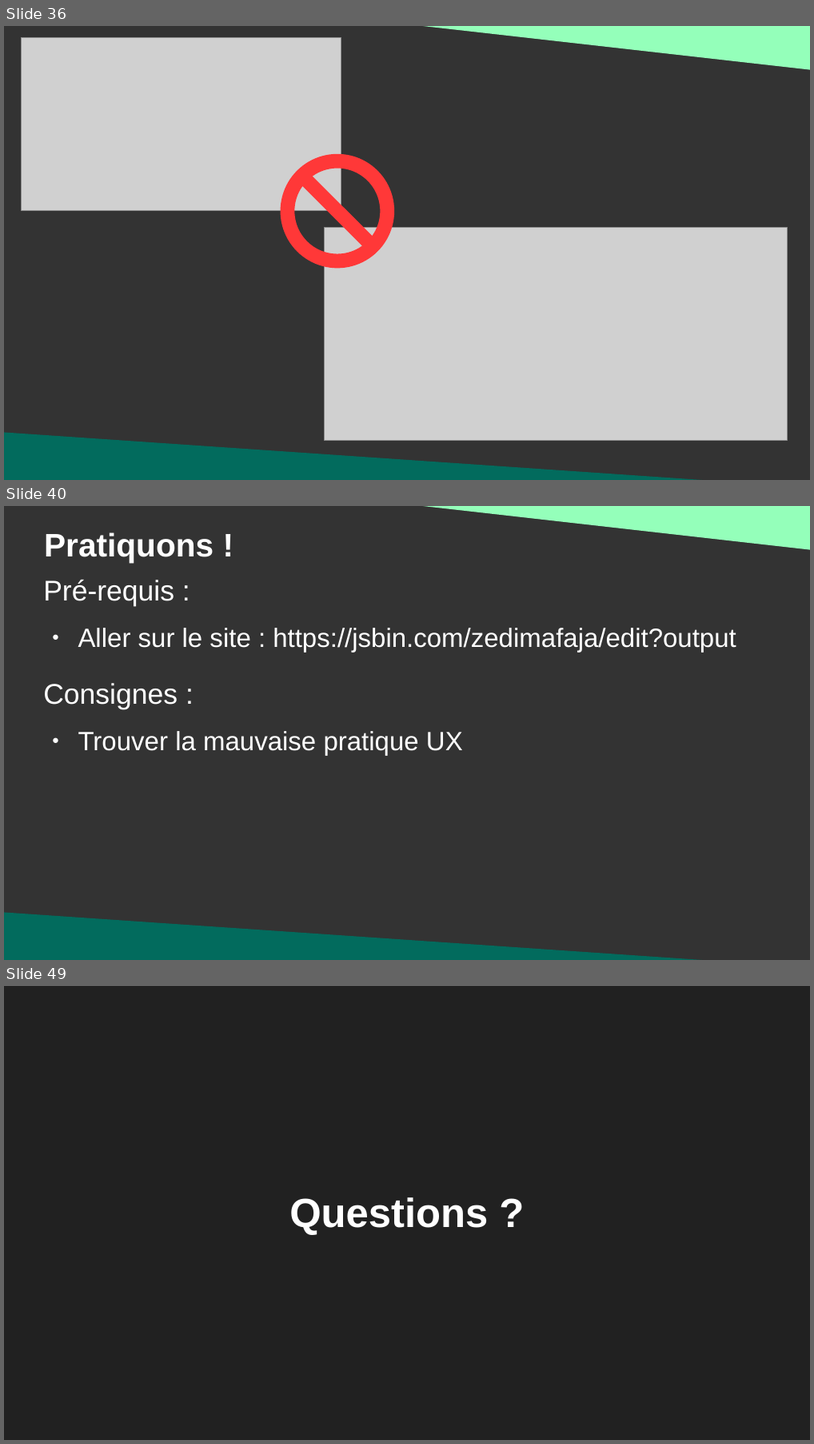
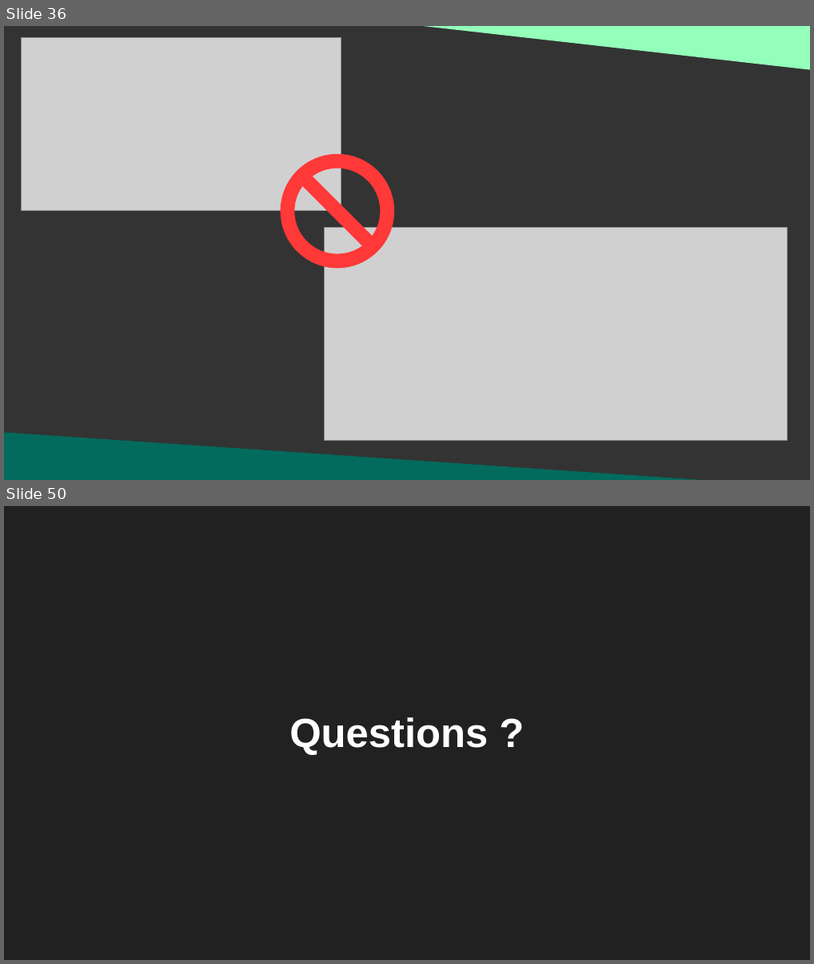
Before and after one commit to DanYellow/cours, a slide deck: ergonomie-et-accessibilite-s2/numero-1/presentation.odp. Shown one above the other, each under a label of ours: slides 36, 40 and 49 before the commit, slides 36 and 50 after it; the slides between them are not shown. The pictures are 814x1444 and 814x964 pixels, drawn with LibreOffice and Linux fonts; fonts in the diff are those of the drawing; grey boxes stand for pictures. Boxes give left, top, right and bottom in pixels: in the first picture for what was removed or moved away, otherwise in the second. Text is boxed around its words. In the diff, an @@ line names an element or a change of style, - is before the commit and + after.

```diff
--- a/ergonomie-et-accessibilite-s2/numero-1/presentation.odp
+++ b/ergonomie-et-accessibilite-s2/numero-1/presentation.odp
@@ slide 40 removed at bbox=[4, 506, 810, 960], background #333333 @@
@@ right triangle removed at bbox=[394, 506, 810, 550] @@
@@ title removed at bbox=[44, 532, 214, 562] @@
-Pratiquons !
@@ text removed at bbox=[43, 580, 737, 652] @@
-Pré-requis :
-● Aller sur le site : https://jsbin.com/zedimafaja/edit?output
@@ text removed at bbox=[43, 683, 463, 756] @@
-Consignes :
-● Trouver la mauvaise pratique UX
@@ right triangle removed at bbox=[4, 912, 758, 960] @@
@@ what was slide 49 is now slide 50 @@
```
Also in this commit, not shown: 4 slides changed, 2 slides added, 10 other files.
